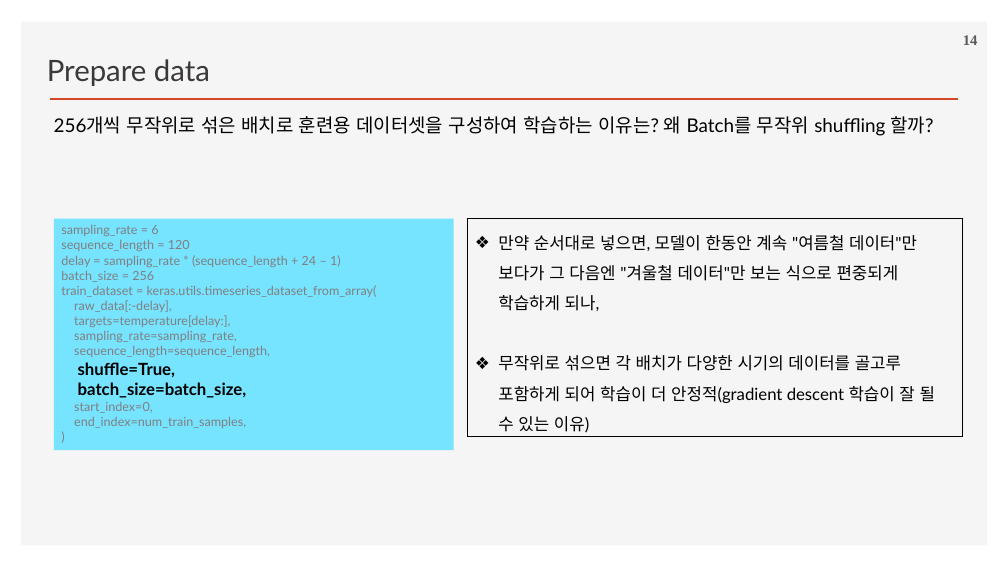
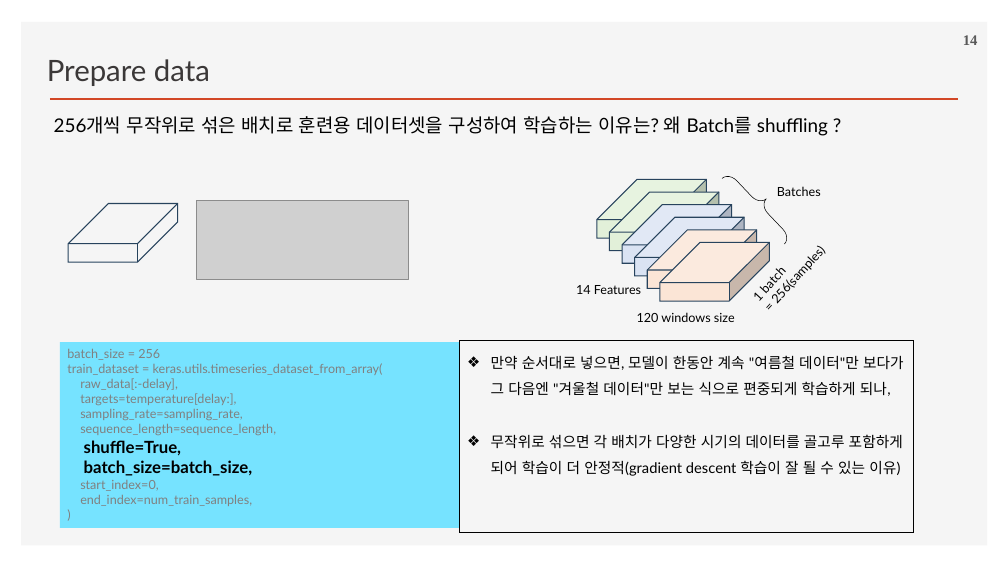
Before and after one commit to ancestor9/2026_Fall_Deep-Learning-with-Python, a slide deck: slide 14 of Chapter 13 Timeseries forecasting.pptx. Drawn at 1008x567 pixels with LibreOffice and Linux fonts; fonts in the diff are those of the drawing; grey boxes stand for pictures; background and template pictures are left out. Boxes give left, top, right and bottom in pixels: in the first picture for what was removed or moved away, otherwise in the second. Text is boxed around its words. In the diff, an @@ line names an element or a change of style, - is before the commit and + after.

```diff
--- a/Chapter 13 Timeseries forecasting.pptx
+++ b/Chapter 13 Timeseries forecasting.pptx
@@ text at [54,116,828,136]: text changed @@
-256개씩 무작위로 섞은 배치로 훈련용 데이터셋을 구성하여 학습하는 이유는? 왜 Batch를 무작위 shuffling 할까?
+256개씩 무작위로 섞은 배치로 훈련용 데이터셋을 구성하여 학습하는 이유는? 왜 Batch를 shuffling ?
@@ cube added at [597,179,707,238], fill #E2F0D9, outline #28445D 1 pt @@
@@ right brace added at [722,166,798,244], outline #000000 0.5 pt @@
@@ cube added at [68,203,178,262], outline #28445D 1 pt @@
@@ picture added at [197,200,408,280] @@
@@ cube added at [609,192,719,251], fill #E2F0D9, outline #28445D 1 pt @@
@@ cube added at [622,205,732,264], fill #DAE3F3, outline #28445D 1 pt @@
@@ text added at [777,186,821,196], 12 pt, text #000000 @@
+Batches
@@ text in rectangle at [61,225,341,267]: paragraphs removed @@
-sampling_rate = 6
-sequence_length = 120
-delay = sampling_rate * (sequence_length + 24 – 1)
@@ cube added at [635,217,745,276], fill #DAE3F3, outline #28445D 1 pt @@
@@ cube added at [647,230,757,289], fill #FBE5D6, outline #28445D 1 pt @@
@@ cube added at [660,243,770,302], fill #FBE5D6, outline #28445D 1 pt @@
@@ text added at [576,285,641,294], 12 pt, text #000000 @@
+14 Features
@@ text added at [746,297,761,301], 12 pt, text #000000 @@
+1 batch
+= 256(samples)
@@ text added at [637,312,735,322], 12 pt, text #000000 @@
+120 windows size
@@ rectangle "batch_size = 256": place and size @@
-rectangle "batch_size = 256" at [54,219,454,450]
+rectangle "batch_size = 256" at [60,342,460,528]
@@ rectangle "만약 순서대로 넣으면, 모델이 한동안 ...": place and size @@
-rectangle "만약 순서대로 넣으면, 모델이 한동안 ..." at [467,219,963,437]
+rectangle "만약 순서대로 넣으면, 모델이 한동안 ..." at [460,341,913,533]
@@ rectangle "만약 순서대로 넣으면, 모델이 한동안 ..." at [460,341,913,533]: size 16 to 14 pt @@
```
Also in this commit, not shown: 1 other slide changed, 3 slides added, 1 slide removed.
